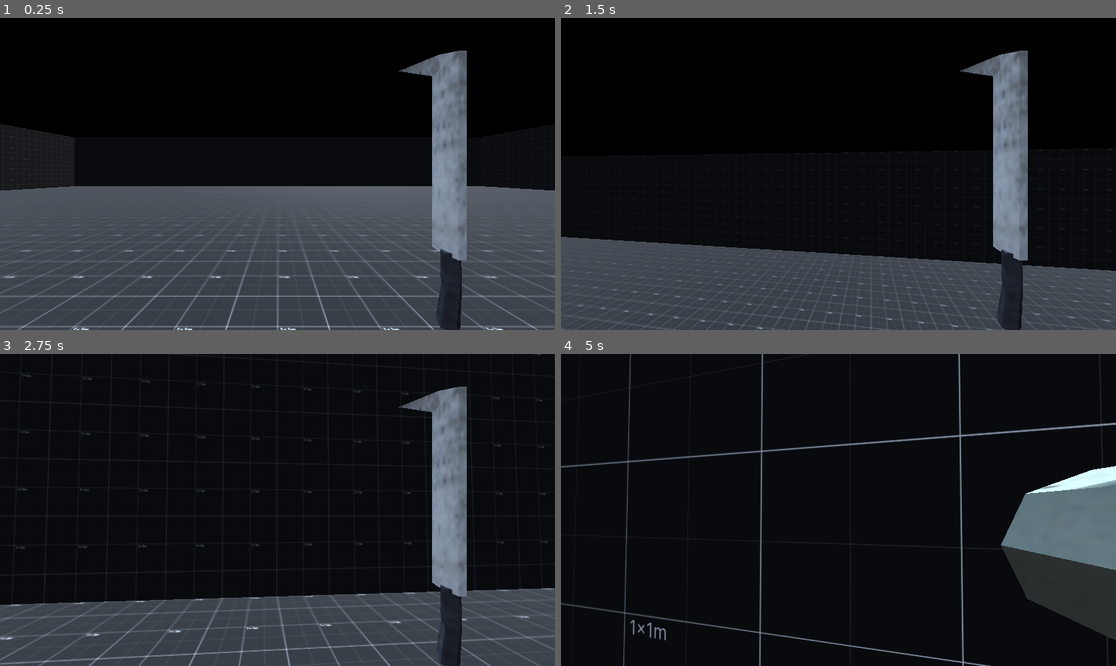
Above: before the commit, frames 1-4 (two rows, left to right).
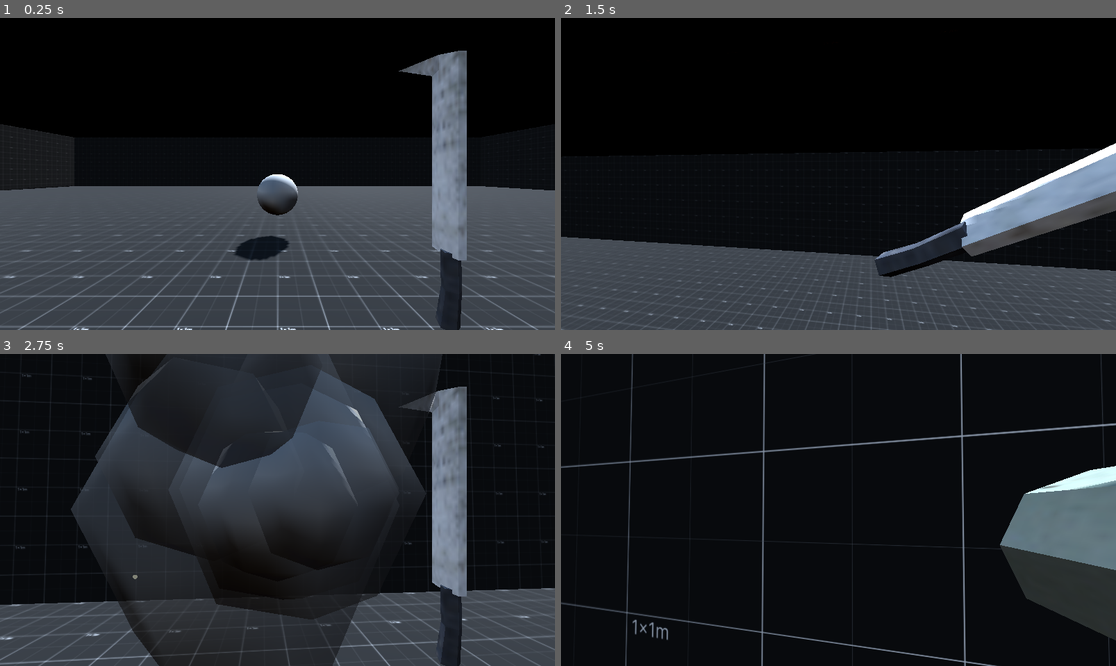
Above: after the commit, the same moments.

Repository: nzach123/04_retrofps
Game: Godot game, scene res://Scenes/World.tscn
Same seed, same stepped clock (60 frames per second), same inputs: the game is played once before the commit and once after it.
Inputs (mouse positions are in pixels of both pictures, inside the frame that each line leads up to):
- Up to frame 1 (0.25 s): no input
- Up to frame 2 (1.5 s): tap Enter at 0.5 s; move the mouse to (866, 174) at 0.52 s; press the mouse at (866, 174) at 0.53 s; hold W (move_forwards) from 0.53 s (still down); tap Space (jump) at 0.77 s; move the mouse to (810, 174) at 1.27 s; release the mouse at (810, 174) at 1.28 s; click (810, 174) at 1.35 s
- Up to frame 3 (2.75 s): keep holding W (move_forwards); tap Space (jump) at 1.52 s; move the mouse to (288, 503) at 2.02 s; press the mouse at (288, 503) at 2.03 s; tap 1 at 2.1 s
- Up to frame 4 (5 s): keep holding W (move_forwards); move the mouse to (832, 516) at 2.77 s; release the mouse at (832, 516) at 2.78 s; tap 2 at 2.85 s; tap Space (jump) at 3.02, 3.77, 4.52 s; click (832, 516) at 3.05 s; move the mouse to (877, 513) at 3.52 s; press the mouse at (877, 513) at 3.53 s; tap 3 at 3.6 s; move the mouse to (794, 506) at 4.27 s; release the mouse at (794, 506) at 4.28 s; tap 4 at 4.35 s; click (794, 506) at 4.55 s

The runs differ from the first frame. In frame 1, 1.0% of the frame differs, in the area x 42-54%, y 50-78%; in frame 2, 10%; in frame 3, 35%, in the area x 12-80%, y 0-100%; in frame 4, 3.4%.

Commit message:
created shotgun and machete

Diff:
--- a/Scenes/World.tscn
+++ b/Scenes/World.tscn
@@ -6,6 +6,7 @@
 [ext_resource type="PackedScene" uid="uid://c6bu2y3mx70d3" path="res://Environment/sand.tscn" id="4_iey3c"]
 [ext_resource type="Material" uid="uid://ca63xobsh7t3s" path="res://Environment/Assets/1x1_grid.tres" id="5_51e0j"]
 [ext_resource type="PackedScene" uid="uid://bosesbvnakx3t" path="res://Characters/Player/Player.tscn" id="6_ssm7k"]
+[ext_resource type="Script" path="res://Characters/health_manager.gd" id="7_k8yiq"]
 
 [sub_resource type="ProceduralSkyMaterial" id="ProceduralSkyMaterial_staw2"]
 
@@ -16,6 +17,10 @@
 background_mode = 2
 sky = SubResource("Sky_c2ql7")
 tonemap_mode = 3
+
+[sub_resource type="SphereShape3D" id="SphereShape3D_jwruw"]
+
+[sub_resource type="SphereMesh" id="SphereMesh_3myed"]
 
 [node name="World" type="Node3D"]
 
@@ -49,3 +54,15 @@
 material = ExtResource("5_51e0j")
 
 [node name="Player" parent="." instance=ExtResource("6_ssm7k")]
+
+[node name="TestTarget" type="StaticBody3D" parent="."]
+transform = Transform3D(1, 0, 0, 0, 1, 0, 0, 0, 1, 0, 1, -5)
+collision_layer = 2
+collision_mask = 0
+script = ExtResource("7_k8yiq")
+
+[node name="CollisionShape3D" type="CollisionShape3D" parent="TestTarget"]
+shape = SubResource("SphereShape3D_jwruw")
+
+[node name="MeshInstance3D" type="MeshInstance3D" parent="TestTarget"]
+mesh = SubResource("SphereMesh_3myed")
--- /dev/null
+++ b/Weapons/bullet_emitters/area_damage_emitter.gd
@@ -0,0 +1,33 @@
+extends BulletEmitter
+
+@onready var los_raycast: RayCast3D = $LOSRaycast
+@export var attack_radius := 1.0
+
+@export var offset_by_radius = false
+func fire():
+	var query_params := PhysicsShapeQueryParameters3D.new()
+	query_params.shape = SphereShape3D.new()
+	query_params.shape.radius = attack_radius
+	query_params.collision_mask = 2
+	var tr = global_transform
+	if offset_by_radius:
+		tr.origin = to_global(Vector3.FORWARD * attack_radius)
+	query_params.transform = tr
+	query_params.exclude = bodies_to_exclude
+	var intersect_results : Array[Dictionary] = get_world_3d().direct_space_state.intersect_shape(query_params)
+	for intersect_data in intersect_results:
+		var collider : Node3D = intersect_data.collider
+		if collider.has_method("hurt") and has_los(collider):
+			var damage_data = DamageData.new()
+			damage_data.amount = damage
+			damage_data.hit_pos = collider.global_position + Vector3.UP
+			collider.hurt(damage_data)
+	super()
+
+func has_los(collider: Node3D) -> bool:
+	los_raycast.enabled = true
+	los_raycast.target_position = los_raycast.to_local(collider.global_position + Vector3.UP)
+	los_raycast.force_raycast_update()
+	var in_los = !los_raycast.is_colliding()
+	los_raycast.enabled = false
+	return in_los
--- /dev/null
+++ b/Weapons/bullet_emitters/area_damage_emitter.tscn
@@ -0,0 +1,9 @@
+[gd_scene load_steps=2 format=3 uid="uid://ctwixgwqvunyx"]
+
+[ext_resource type="Script" path="res://Weapons/bullet_emitters/area_damage_emitter.gd" id="1_cqkpw"]
+
+[node name="AreaDamageEmitter" type="Node3D"]
+script = ExtResource("1_cqkpw")
+
+[node name="LOSRaycast" type="RayCast3D" parent="."]
+enabled = false
--- /dev/null
+++ b/Weapons/bullet_emitters/burst_emitter.gd
@@ -0,0 +1,7 @@
+extends BulletEmitter
+
+@export var burst_count = 5
+
+func fire():
+	for _i in range(burst_count):
+		super()
--- /dev/null
+++ b/Weapons/bullet_emitters/burst_emitter.tscn
@@ -0,0 +1,6 @@
+[gd_scene load_steps=2 format=3 uid="uid://cqdfoytf3iueo"]
+
+[ext_resource type="Script" path="res://Weapons/bullet_emitters/burst_emitter.gd" id="1_bfpwn"]
+
+[node name="BurstEmitter" type="Node3D"]
+script = ExtResource("1_bfpwn")
--- a/Weapons/bullet_emitters/hit_scan_bullet_emitter.gd
+++ b/Weapons/bullet_emitters/hit_scan_bullet_emitter.gd
@@ -1,4 +1,6 @@
 extends BulletEmitter
+
+@export var only_hit_environment = false
 
 @onready var ray_cast_3d = $RayCast3D
 var hit_effect = preload("res://Effects/bullet_hit_effect.tscn")
@@ -12,7 +14,10 @@
 	ray_cast_3d.enabled = true
 	ray_cast_3d.force_raycast_update()
 	if ray_cast_3d.is_colliding():
-		if ray_cast_3d.get_collider().has_method("hurt"):
+		var can_hurt = ray_cast_3d.get_collider().has_method("hurt")
+		if can_hurt and only_hit_environment:
+			pass
+		elif can_hurt:
 			var damage_data = DamageData.new()
 			damage_data.amount = damage
 			damage_data.hit_pos = ray_cast_3d.get_collision_point()
--- /dev/null
+++ b/Weapons/bullet_emitters/spray_emitter.gd
@@ -0,0 +1,9 @@
+extends BulletEmitter
+
+@export var spray_arc = 5.0
+
+func fire():
+	rotation = Vector3.ZERO
+	rotate_object_local(Vector3.FORWARD, randf_range(0.0, TAU))
+	rotate_object_local(Vector3.RIGHT, deg_to_rad(randf_range(-spray_arc, spray_arc)))
+	super()
--- /dev/null
+++ b/Weapons/bullet_emitters/spray_emitter.tscn
@@ -0,0 +1,6 @@
+[gd_scene load_steps=2 format=3 uid="uid://d205cy7q3idqd"]
+
+[ext_resource type="Script" path="res://Weapons/bullet_emitters/spray_emitter.gd" id="1_fdgkk"]
+
+[node name="SprayEmitter" type="Node3D"]
+script = ExtResource("1_fdgkk")
--- a/Weapons/weapon.gd
+++ b/Weapons/weapon.gd
@@ -12,6 +12,8 @@
 
 @export var attack_rate = 0.2
 var last_attack_time = -9999.9
+
+@export var animation_controlled_attack = false
 
 signal fired
 signal out_of_ammo
@@ -40,14 +42,18 @@
 	if ammo > 0:
 		ammo -= 1
 
-	bullet_emitter.global_transform = fire_point.global_transform
-	bullet_emitter.fire()
+	if !animation_controlled_attack:
+		actually_attack()
 	last_attack_time = cur_time
 	animation_player.stop()
 	animation_player.play("attack")
 	if has_node("Graphics/MuzzleFlash"):
 		$Graphics/MuzzleFlash.flash()
 
+func actually_attack():
+	bullet_emitter.global_transform = fire_point.global_transform
+	bullet_emitter.fire()
+
 func set_active(a: bool):
 	visible = a
 	if !a:
--- a/characters/health_manager.gd
+++ b/characters/health_manager.gd
@@ -3,7 +3,7 @@
 @export var max_health = 100
 @onready var cur_health = max_health
 @export var gib_at = -10
-@export var verbose = false
+@export var verbose = true
 
 signal died
 signal healed
--- a/characters/player/Player.tscn
+++ b/characters/player/Player.tscn
@@ -9,10 +9,14 @@
 [ext_resource type="PackedScene" uid="uid://b2hgspogvsdxc" path="res://Weapons/Assets/machete.glb" id="4_lnimg"]
 [ext_resource type="PackedScene" uid="uid://nv0h2l1rygti" path="res://Weapons/Assets/shotgun.glb" id="5_430u4"]
 [ext_resource type="PackedScene" uid="uid://c43s7ip4avoq1" path="res://Weapons/Assets/rocketlauncher.glb" id="6_3o8j4"]
+[ext_resource type="PackedScene" uid="uid://ctwixgwqvunyx" path="res://Weapons/bullet_emitters/area_damage_emitter.tscn" id="6_bb0cn"]
 [ext_resource type="PackedScene" uid="uid://det85ag3g28l0" path="res://Effects/muzzle_flash/muzzle_flash.tscn" id="6_gfhlx"]
 [ext_resource type="PackedScene" uid="uid://dl4sr7k2hgvdi" path="res://Weapons/bullet_emitters/bullet_emitter.tscn" id="7_2m71p"]
 [ext_resource type="PackedScene" uid="uid://dvxh6iyfkhvu0" path="res://Effects/muzzle_flash/assets/muzzleflash1.glb" id="7_kvwok"]
 [ext_resource type="PackedScene" uid="uid://b0r4p3uwrtw8p" path="res://Weapons/bullet_emitters/hit_scan_bullet_emitter.tscn" id="8_ffbs3"]
+[ext_resource type="PackedScene" uid="uid://3lcixj2832b3" path="res://Effects/muzzle_flash/assets/muzzleflash3.glb" id="10_tdgnv"]
+[ext_resource type="PackedScene" uid="uid://cqdfoytf3iueo" path="res://Weapons/bullet_emitters/burst_emitter.tscn" id="12_ogxof"]
+[ext_resource type="PackedScene" uid="uid://d205cy7q3idqd" path="res://Weapons/bullet_emitters/spray_emitter.tscn" id="13_h6mlw"]
 
 [sub_resource type="CapsuleShape3D" id="CapsuleShape3D_jyx7a"]
 
@@ -72,6 +76,20 @@
 "update": 0,
 "values": [Vector3(0, 0, 0), Vector3(0.428793, -0.515499, -0.912675), Vector3(-1.02198, 2.33936, -1.9773), Vector3(0, 0, 0)]
 }
+tracks/2/type = "method"
+tracks/2/imported = false
+tracks/2/enabled = true
+tracks/2/path = NodePath("..")
+tracks/2/interp = 1
+tracks/2/loop_wrap = true
+tracks/2/keys = {
+"times": PackedFloat32Array(0.2),
+"transitions": PackedFloat32Array(1),
+"values": [{
+"args": [],
+"method": &"actually_attack"
+}]
+}
 
 [sub_resource type="AnimationLibrary" id="AnimationLibrary_tmbbp"]
 _data = {
@@ -238,7 +256,11 @@
 
 [node name="Machete" type="Node3D" parent="Camera3D/WeaponManager/Weapons"]
 transform = Transform3D(0.405, 0, 0, 0, 0.405, 0, 0, 0, 0.405, 0.6, -0.4, -0.7)
-visible = false
+script = ExtResource("4_67brc")
+damage = 35
+ammo = -1
+attack_rate = 0.5
+animation_controlled_attack = true
 
 [node name="Graphics" type="Node3D" parent="Camera3D/WeaponManager/Weapons/Machete"]
 transform = Transform3D(0.999997, 0, 0, 0, 0.999997, 0, 0, 0, 0.999997, 0, 0, 0)
@@ -251,8 +273,21 @@
 }
 autoplay = "RESET"
 
+[node name="BulletEmitter" parent="Camera3D/WeaponManager/Weapons/Machete" instance=ExtResource("7_2m71p")]
+
+[node name="AreaDamageEmitter" parent="Camera3D/WeaponManager/Weapons/Machete/BulletEmitter" instance=ExtResource("6_bb0cn")]
+attack_radius = 5.0
+offset_by_radius = true
+
+[node name="HitScanBulletEmitter" parent="Camera3D/WeaponManager/Weapons/Machete/BulletEmitter" instance=ExtResource("8_ffbs3")]
+only_hit_environment = true
+
+[node name="RayCast3D" parent="Camera3D/WeaponManager/Weapons/Machete/BulletEmitter/HitScanBulletEmitter" index="0"]
+target_position = Vector3(0, 0, -2)
+
 [node name="MachineGun" type="Node3D" parent="Camera3D/WeaponManager/Weapons"]
 transform = Transform3D(0.66, 0, 0, 0, 0.66, 0, 0, 0, 0.66, 0.5, -0.4, -0.7)
+visible = false
 script = ExtResource("4_67brc")
 automatic = true
 attack_rate = 0.15
@@ -280,8 +315,17 @@
 [node name="Shotgun" type="Node3D" parent="Camera3D/WeaponManager/Weapons"]
 transform = Transform3D(0.6, 0, 0, 0, 0.6, 0, 0, 0, 0.6, 0.423776, -0.281994, -0.5)
 visible = false
+script = ExtResource("4_67brc")
+ammo = 60
+attack_rate = 0.8
 
 [node name="Graphics" type="Node3D" parent="Camera3D/WeaponManager/Weapons/Shotgun"]
+
+[node name="MuzzleFlash" parent="Camera3D/WeaponManager/Weapons/Shotgun/Graphics" instance=ExtResource("6_gfhlx")]
+transform = Transform3D(1, 0, 0, 0, 1, 0, 0, 0, 1, 0, 0.166667, -1.83333)
+
+[node name="muzzleflash3" parent="Camera3D/WeaponManager/Weapons/Shotgun/Graphics/MuzzleFlash" instance=ExtResource("10_tdgnv")]
+transform = Transform3D(-1, 0, -8.74228e-08, 0, 1, 0, 8.74228e-08, 0, -1, 0, 0, 0)
 
 [node name="Shotgun" parent="Camera3D/WeaponManager/Weapons/Shotgun/Graphics" instance=ExtResource("5_430u4")]
 
@@ -291,6 +335,15 @@
 }
 autoplay = "RESET"
 
+[node name="BulletEmitter" parent="Camera3D/WeaponManager/Weapons/Shotgun" instance=ExtResource("7_2m71p")]
+
+[node name="BurstEmitter" parent="Camera3D/WeaponManager/Weapons/Shotgun/BulletEmitter" instance=ExtResource("12_ogxof")]
+
+[node name="SprayEmitter" parent="Camera3D/WeaponManager/Weapons/Shotgun/BulletEmitter/BurstEmitter" instance=ExtResource("13_h6mlw")]
+transform = Transform3D(1, 0, 0, 0, 1, 0, 0, 0, 1, 0, 0, 0)
+
+[node name="HitScanBulletEmitter" parent="Camera3D/WeaponManager/Weapons/Shotgun/BulletEmitter/BurstEmitter/SprayEmitter" instance=ExtResource("8_ffbs3")]
+
 [node name="RocketLauncher" type="Node3D" parent="Camera3D/WeaponManager/Weapons"]
 transform = Transform3D(0.4, 0, 0, 0, 0.4, 0, 0, 0, 0.4, 0.5, -0.3, -1)
 visible = false
@@ -308,3 +361,5 @@
 [node name="CharacterMover" parent="." instance=ExtResource("2_vtwgx")]
 
 [node name="HealthManager" parent="." instance=ExtResource("3_b3ae6")]
+
+[editable path="Camera3D/WeaponManager/Weapons/Machete/BulletEmitter/HitScanBulletEmitter"]
--- a/characters/player/weapon_manager.gd
+++ b/characters/player/weapon_manager.gd
@@ -8,6 +8,9 @@
 var cur_weapon = null
 
 func _ready() -> void:
+	for weapon in weapons:
+		if weapon.has_method("set_bodies_to_exclude"):
+			weapon.set_bodies_to_exclude([get_parent().get_parent()])
 	disable_all_weapons()
 	for _i in range(weapons.size()):
 		weapons_unlocked.append(true)
Not shown: 1 places in Scenes/World.tscn that only renumber resources
Not shown: 1 places in characters/player/Player.tscn that only renumber resources
